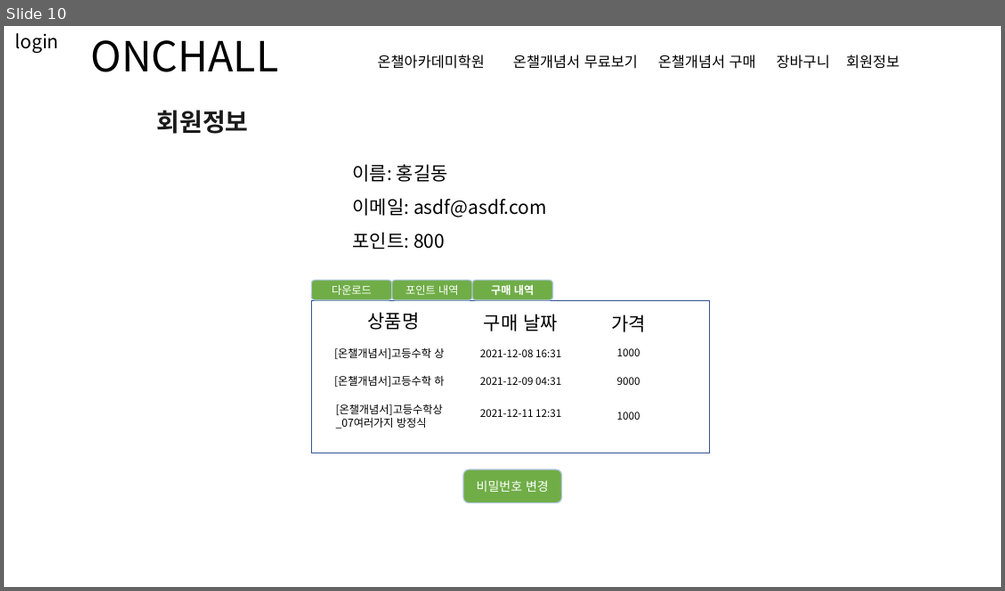
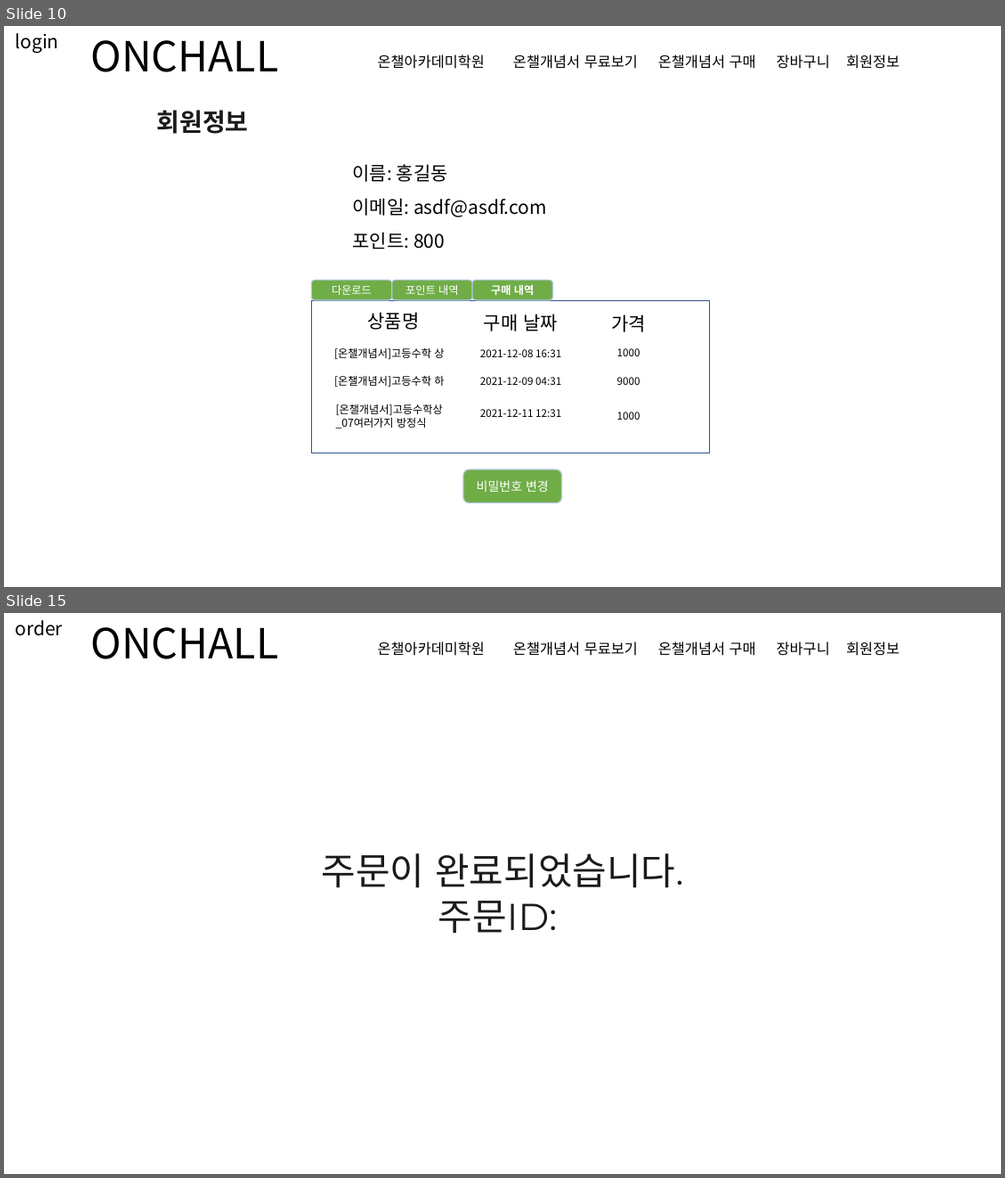
Before and after one commit to redcarrot1/Toyproject4, a slide deck: 프론트 디자인.pptx. Shown one above the other, each under a label of ours: slide 10 before the commit, slides 10 and 15 after it; the slides between them are not shown. The pictures are 1005x591 and 1005x1178 pixels, drawn with LibreOffice and Linux fonts; fonts in the diff are those of the drawing. Boxes give left, top, right and bottom in pixels: in the first picture for what was removed or moved away, otherwise in the second. Text is boxed around its words. In the diff, an @@ line names an element or a change of style, - is before the commit and + after.

```diff
--- a/프론트 디자인.pptx
+++ b/프론트 디자인.pptx
@@ slide 15 added at bbox=[4, 613, 1001, 1174], background #FFFFFF @@
@@ text added at bbox=[16, 620, 63, 636], 18 pt, text #000000 @@
+order
@@ text added at bbox=[91, 627, 279, 659], 40 pt, text #000000 @@
+ONCHALL
@@ text added at bbox=[378, 641, 899, 656], 14 pt, text #000000 @@
+온챌아카데미학원 온챌개념서 무료보기 온챌개념서 구매 장바구니 회원정보
@@ text added at bbox=[321, 853, 683, 933], 36 pt, text #1A1A1A @@
+주문이 완료되었습니다.
+주문ID:
```
Also in this commit, not shown: 4 slides changed, 1 other slide added, 21 other files.
